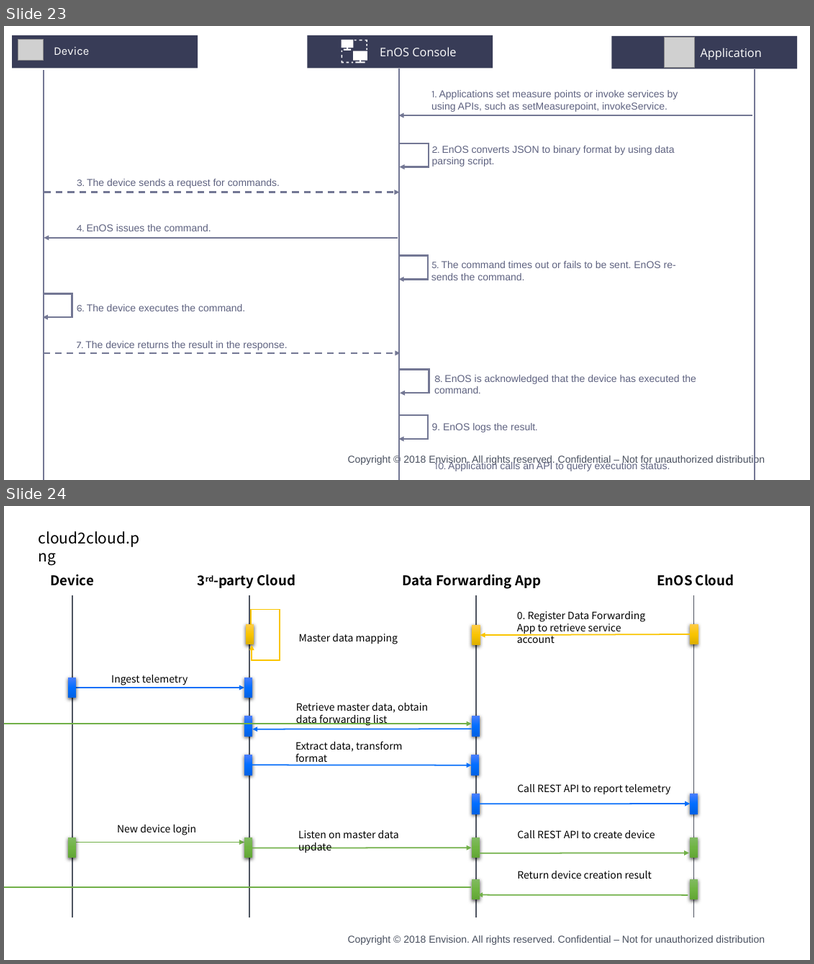
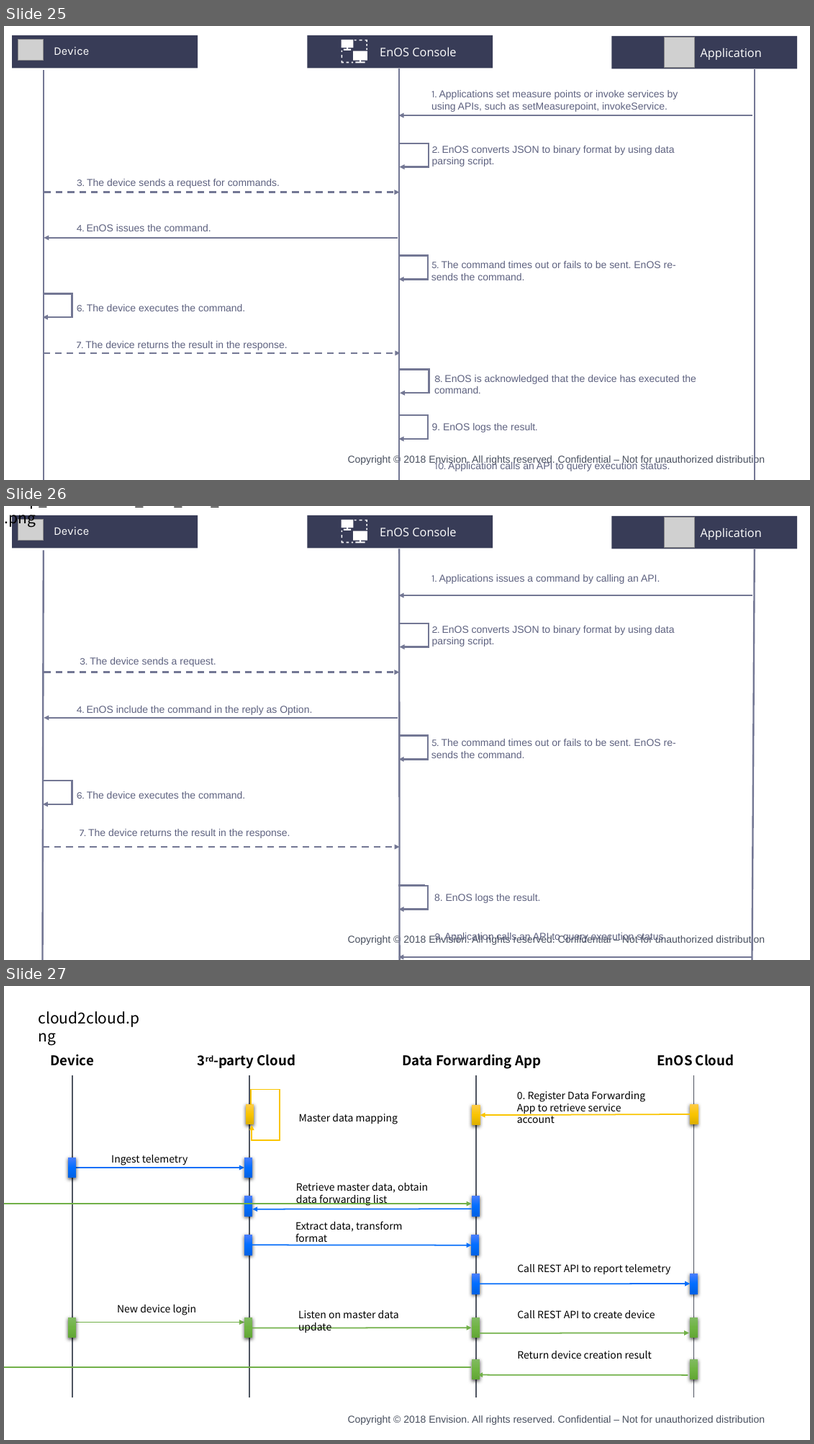
Before and after one commit to EnvisionDoc/device_connection_en, a slide deck: media/device_en.pptx. Shown one above the other, each under a label of ours: slides 23 and 24 before the commit, slides 25, 26 and 27 after it. The pictures are 814x964 and 814x1444 pixels, drawn with LibreOffice and Linux fonts; fonts in the diff are those of the drawing; grey boxes stand for pictures; background and template pictures are left out. Boxes give left, top, right and bottom in pixels: in the first picture for what was removed or moved away, otherwise in the second. Text is boxed around its words. In the diff, an @@ line names an element or a change of style, - is before the commit and + after.

```diff
--- a/media/device_en.pptx
+++ b/media/device_en.pptx
@@ slide 26 added at <box>4,506,810,960</box>, background #FFFFFF; not listed: 1 template element that a slide beside it also shows @@
@@ text added at <box>5,508,36,527</box>, 18 pt, text #000000 @@
+coap_downstream_flow_non_dtls.png
@@ group added at <box>12,515,797,960</box>: 12 texts, 7 lines, 5 arrows, 4 elbow arrows, 3 rectangles, 2 pictures, 1 freeform shape @@
+Device
+Application
+1. Applications issues a command by calling an API.
+2. EnOS converts JSON to binary format by using data parsing script.
+3. The device sends a request.
+EnOS Console
+4. EnOS include the command in the reply as Option.
+6. The device executes the command.
+8. EnOS logs the result.
+5. The command times out or fails to be sent. EnOS re-sends the command.
+9. Application calls an API to query execution status.
+7. The device returns the result in the response.
@@ what was slide 23 is now slide 25 @@
@@ what was slide 24 is now slide 27 @@
```
Also in this commit, not shown: 2 slides changed, 9 other slides added, 53 other files.
